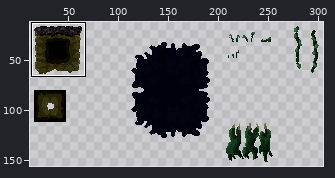
Pixel-art file, stored at crates/game/assets/tilesets/nexus-mix.aseprite. The picture above shows the old version from afar; the outline marks the close-up.
Close-up. Old version:
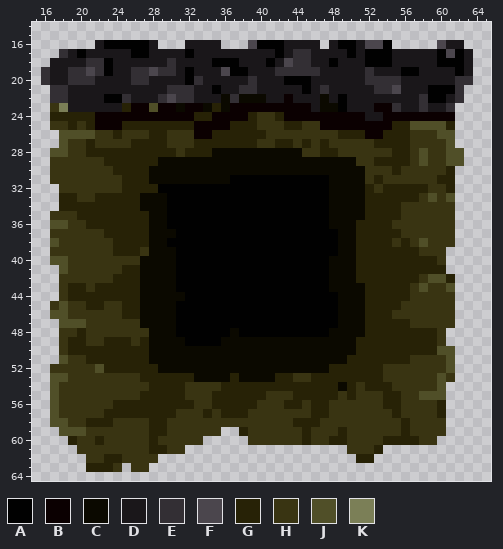
320x320 pixels, 1 frame. Colours within 5 levels of each other are drawn and written as one. Shown: x 15..65, y 14..64. The wide view leaves out empty margins. The commit also changed other parts of the picture, which this record leaves out.
Visible layers, top first: "Tilemap 1", "Layer 1".
Palette (. is transparent): A #010101  B #0b0001  C #0b0900  D #1a171a  E #332f34  F #4b464d  G #272206  H #393412  J #504f28  K #7b7f57
Pixels before, first column x 16:
16 ......DAAAAAD...DDDD...FAAADDDD.DAADFFA.....FDD.
17 ..EDADDDDDAADDDDADDDDDDDDDADEEDDDDADAAADDDDDAFAD
18 .DDDDEEADDDDDDEDDDDAAADDDADFEEDDADDDAAADDDDDAAAD
19 EDDEEFEADDEEFEEDADDDFAADDDEEEEEDDDDDEDDDAADDDDAD
20 EDDEEEDDDDEEDDDDAEDDDDDEDDDAAADDDDDDEEEEDDDDDDEE
21 .EEDDDDDDDDDDDEEEDDADDEEDDDDDADEDDDDDEEFDDDAAAE.
22 .EEDDDDAAEDDDEFEEDDDCECCCDDBDDDCDADDDDDDDDEAADE.
23 .HKDDDDDDGBBJBBCBBCGCBBBBBBBBBDCCADDDBBEDDEDDE..
24 .GGGGGBBBBBBBBBBBGGBBBBGHHGBBBBBBBBBDDBBBBBBBB..
25 .HHGHGBBBGGGGGGGGBBBBGGGHHHGGHHBBBBBBBBGGJJJJG..
26 ..JJJJHHGHHHGGHHHBBGGGGGGHHHHHHHHGGGBBGGGHHHJJ..
27 ..JHHGHHHHGGGGHHHGGGGGGGHHGGHGHGHHHHHGGGGHHHHJ..
28 .JJHHGGGGGGGGGGHGGGCCCCCCCCCCHHGGHHHHHHGGHJHHJJ.
29 .HHHHHHGGGGGGCCCCCCCCCCCCCCCCCCCCCCHHGGGGHJHHJJ.
30 .HHHHHHHGGGGCCCCCCCCCCCCCCCCCCCCCCCCHHHGHHHHHG..
31 .HHHHHHHHGGGCCCCCCCCCAAAAAAAAAAACCCCHGHHHHHHGG..
32 ..HHHHHHHGGGGAAAAAAAAAAAAAAAAAAACCCCGHGGGGGHHG..
33 ..GGHHGGGGGCCCAAAAAAAAAAAAAAAAAACCCCGGGGGGHJHJ..
34 ..GGGGGGGGGCCCAAAAAAAAAAAAAAAAAACCCCGGGGHHHHHH..
35 .HHHGGGGGGGGCCAAAAAAAAAAAAAAAAAACCCCGGGGHHHHHH..
36 .JJHHGGGGGGGCCAAAAAAAAAAAAAAAAAACCCGGGGHHHHHHH..
37 .HHHHHHGGGGGCCCAAAAAAAAAAAAAAAAAACCGGGGGHHHHHH..
38 .JHHHHHHGGGGCCAAAAAAAAAAAAAAAAAAACCGGGGHGHJHHH..
39 .HHHHHHHGGGHCCCAAAAAAAAAAAAAAAAAACCGGGGGGGHHH...
40 .JJHHHHHHHHCCCCAAAAAAAAAAAAAAAAACCCGGGGGGGGGH...
41 ..JHHHHHHGGCCCCAAAAAAAAAAAAAAAAACCCGGGGGGGGGG...
42 ..HHHHHHGGGCCCCAAAAAAAAAAAAAAAAACCCGGGGGGGHJJG..
43 ..HGGHGGGGGCCCCAAAAAAAAAAAAAAAAACCCCGGGGGHJHHJ..
44 ..HGGGGGGGGCCCCCAAAAAAAAAAAAAAAAACCCGGGGGHHHHH..
45 .HJHHGGHHGGCCCCAAAAAAAAAAAAAAAAAACCCGGGGHHHHHH..
46 .JJHHHHHHGGCCCCAAAAAAAAAAAAAAAAAACCCGGGHHHHHHH..
47 ..JJJHHHHHHCCCCAAAAAAAAAAAAAAAAAACCCGGGGGHHHHH..
48 ..HHGHHHHHHHCCCAAAAAACAAAAAAAAAACCCCGGGGGGGGH...
49 ..HGGHHGGGHGCCCCAAAACCCCCCCCCCCCCCCGGGGGGGGGH...
50 ..HGGGGGGGGGCCCCCCCCCCCCCCCCCCCCCCCGGGGGGGGGJJ..
51 ..JHHGGGGGGGCCCCCCCCCCCCCCCCCCCCCCGGGGGGGHHHHJ..
52 .HHHHHJGGGGGGCCCCCCCCCCCCCCCCCCCGGGGGGHHHHHHHJ..
53 .JJHHHHHHHHGGGGGGCCCCGCCCCGGHHGGGGGGGGHHHHHHJH..
54 .JHHHHHHHHHHGGGGHHHHGGGGGGGGGGGGGCGHGGGHHHHHJ...
55 .JHHHHHHHHHGGGGGHHHGGGGGGHHHGGGGGHGHHHGGHHJJJ...
56 .JHHHHHHGGGGGGGGGHHGGGGGHHHGGHGGHHHHHHGGHHHHG...
57 .JHHHHHGGGGGGGGHHHGHGGGHHHHHHHGGHHHHHHHGHHHHG...
58 .JJHHGGGHHHHGGHHHHHHHHHHHHHHGGGHHHHHHHHHGHHHH...
59 ..JJJHHHHHHHGGHHHHHH..GHHHHHHGHHHGHHHHHHGHHHH...
60 ...GHHGHHHHHGHHHHH.....HHHHHHGHHGGHHHHGGGGHH....
61 ....HHHHHHHHGGHH..................HHHG..........
62 .....HHGGHHHH......................GG...........
63 .....GGGH.HH....................................
And afterwards:
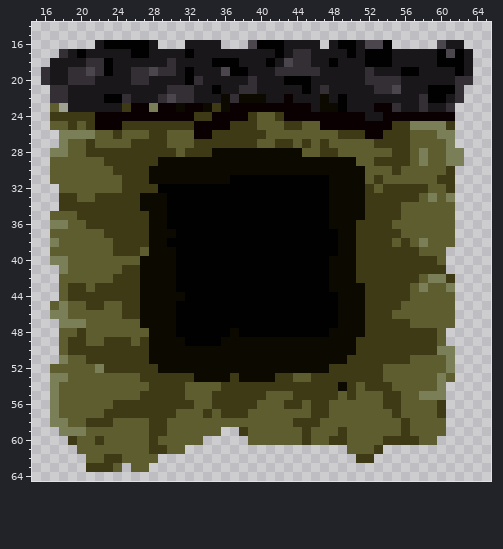
What changed:
colour G: #272206 -> #3e3a16
colour H: #393412 -> #5d5d2f
colour J: #504f28 -> #7b7f57
colour K: #7b7f57 -> #9fa292
Boxes around the changes in both close-ups, in picture pixels (x1, y1, x2, y2):
changed: (50, 103, 464, 472)
